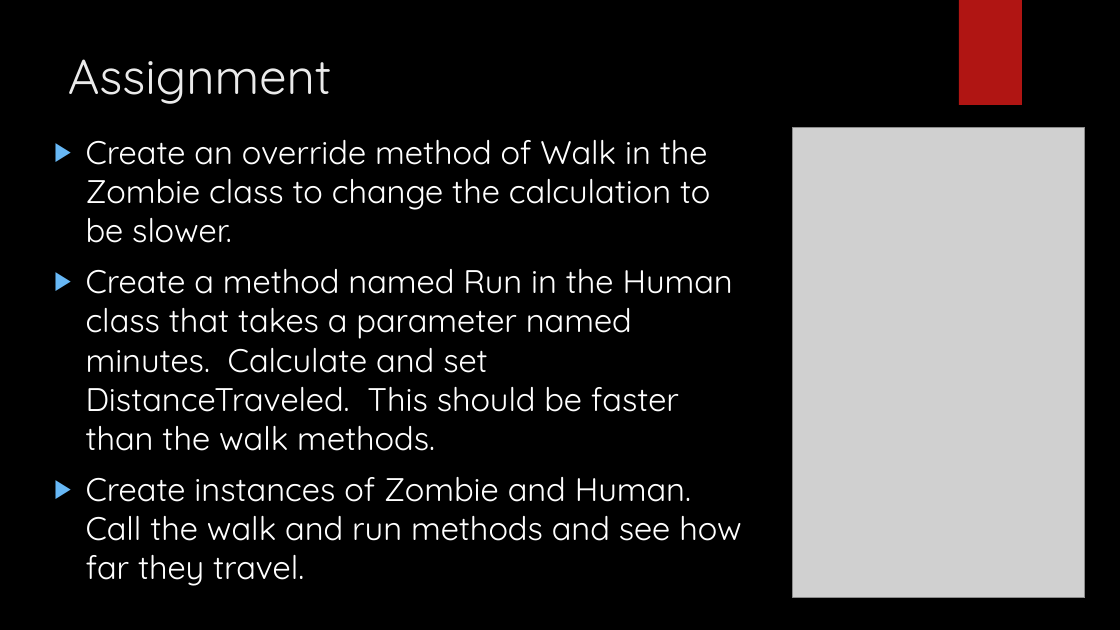
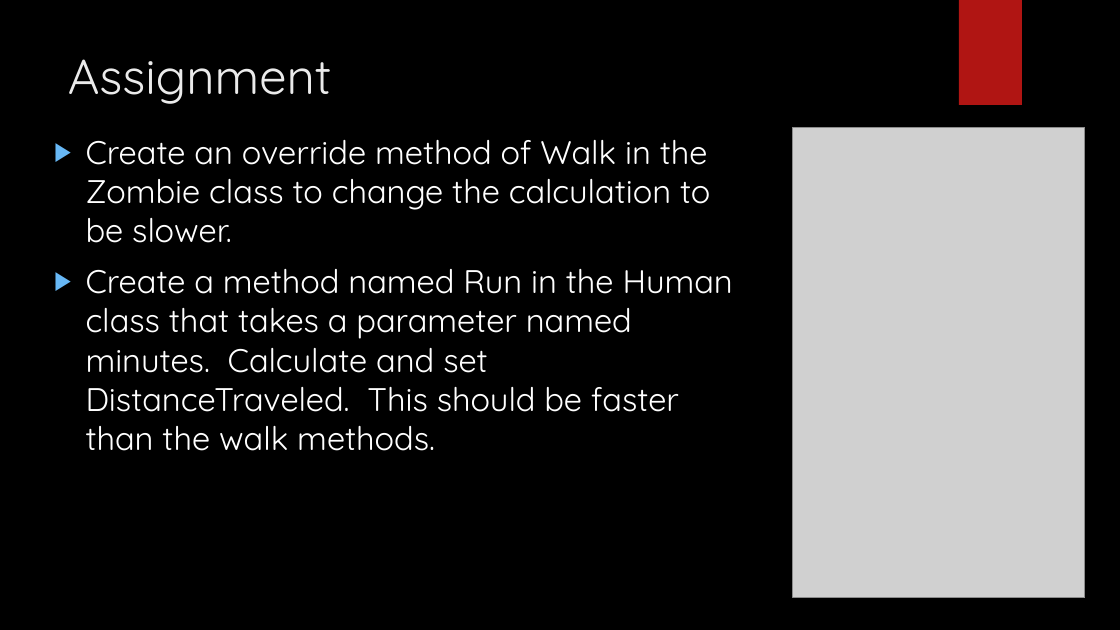
Before and after one commit to LogolsLLC/Logols-May2018, a slide deck: slide 29 of Slides/03_OOP_TrainingPlan.pptx (slide 28 before the commit). Drawn at 1120x630 pixels with LibreOffice and Linux fonts; fonts in the diff are those of the drawing; grey boxes stand for pictures; background and template pictures are left out. Boxes give left, top, right and bottom in pixels: in the first picture for what was removed or moved away, otherwise in the second. Text is boxed around its words. In the diff, an @@ line names an element or a change of style, - is before the commit and + after.

```diff
--- a/Slides/03_OOP_TrainingPlan.pptx
+++ b/Slides/03_OOP_TrainingPlan.pptx
@@ text at [86, 477, 742, 586]: paragraph removed @@
-▶ Create instances of Zombie and Human. Call the walk and run methods and see how far they travel.
```
Also in this commit, not shown: 3 other slides changed, 3 slides added.
